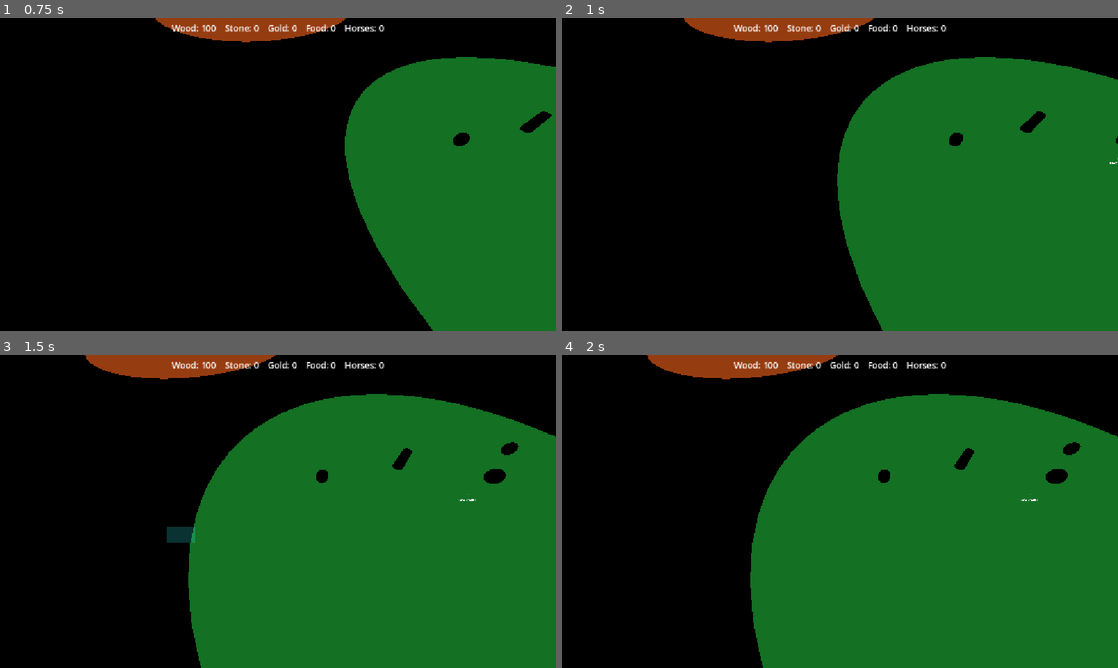
Above: before the commit, frames 1-4 (two rows, left to right).
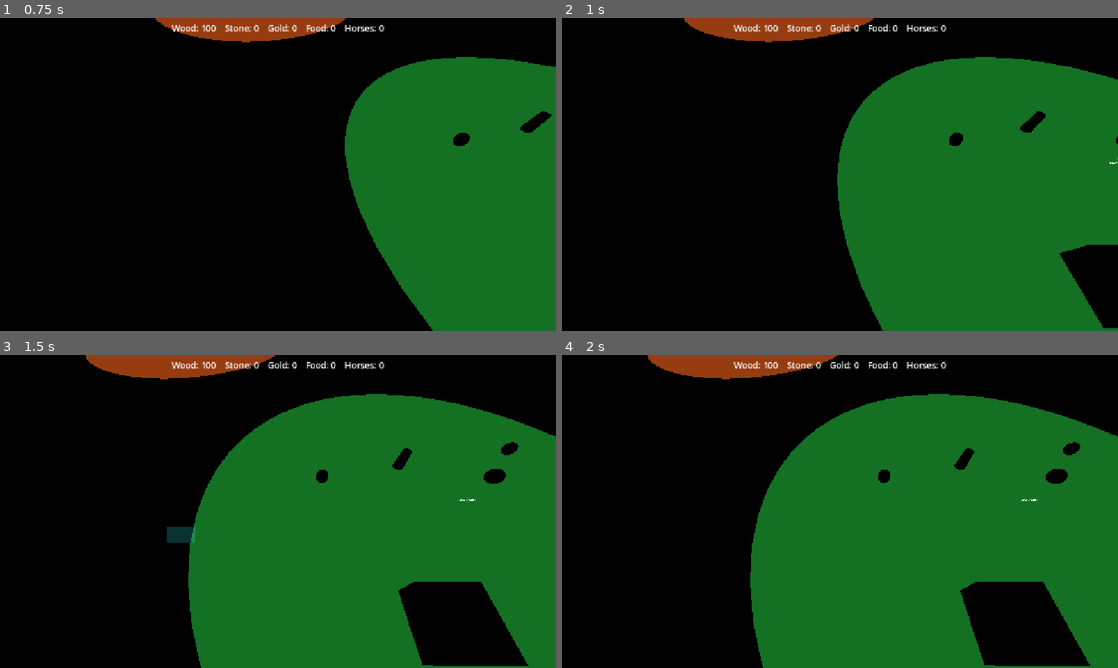
Above: after the commit, the same moments.

Repository: Ferrum-t/RTS-Game
Game: Godot game, scene res://Scenes/World/World.tscn
Same seed, same stepped clock (60 frames per second), same inputs: the game is played once before the commit and once after it.
Inputs (mouse positions are in pixels of both pictures, inside the frame that each line leads up to):
- Up to frame 1 (0.75 s): tap Enter at 0.5 s; move the mouse to (400, 158) at 0.52 s; hold D (move_right) from 0.53 s (still down); tap C at 0.6 s; click (400, 158) at 0.67 s
- Up to frame 2 (1 s): keep holding D (move_right)
- Up to frame 3 (1.5 s): release D (move_right) at 1.25 s; drag from (166, 527) to (250, 574) at 1.27 s
- Up to frame 4 (2 s): no input

Frame 1 is identical in both runs. In frame 2, 1.8% of the frame differs, in the area x 89-100%, y 72-100%; in frame 3, 4.6%, in the area x 71-95%, y 72-100%; in frame 4, 4.6%.
Error before the commit: Parse Error: Could not resolve class "MobileBuilding". (res://Scripts/Buildings/TownCenter.gd:1)

Commit message:
M12: CRITICAL restore BaseBuilding.gd full source + repair

Diff:
--- a/Scripts/Buildings/BaseBuilding.gd
+++ b/Scripts/Buildings/BaseBuilding.gd
@@ -2,4 +2,546 @@
 
 class_name BaseBuilding
 
-## See commit history — loading full file next.
+enum VisualState {
+	INTACT,
+	DAMAGED,
+	BURNING,
+	DESTROYED,
+}
+
+const _UI_MESH_NAMES: Array[String] = [
+	"DeploymentProgressBar",
+	"DeploymentProgressBg",
+	"AttackRangeRing",
+	"HealthBar3D",
+	"SelectionRing",
+	"BuildingSelectRing",
+	"RallyFlag",
+	"Fill",
+	"Background",
+]
+
+const HEALTH_BAR_SCENE := preload("res://Scenes/UI/HealthBar3D.tscn")
+const RALLY_GRID_COLS := 4
+const RALLY_SLOT_SPACING := 2.5
+const _CONSTRUCTION_TINT := Color(0.55, 0.58, 0.62, 0.72)
+const _CONSTRUCTION_START_HP_FRAC := 0.05
+const REPAIR_HP_PER_SEC := 25.0
+
+@export var team_id: int = 0
+@export var max_health: int = 500
+@export var nav_half_extents: Vector3 = Vector3(2.2, 1.0, 2.2)
+@export var health_bar_height: float = 3.2
+@export var spawn_offset: Vector3 = Vector3(3.5, 0.0, 0.0)
+@export var default_rally_offset: Vector3 = Vector3(12.0, 0.0, 0.0)
+@export var tier: int = 1
+@export var tier_modifiers: Array[Dictionary] = [{}, {"max_health": 1.5}, {"max_health": 2.0}]
+@export var deployment_overrides: Dictionary = {}
+@export var is_lootable: bool = true
+@export var loot_ratio: float = 0.5
+@export var raid_debug_verbose: bool = false
+
+var vulnerability_multiplier: float = 1.0
+var deployment_state: int = DeploymentState.State.DEPLOYED
+var base_max_health: int = 500
+var health: int = 500
+var is_destroyed: bool = false
+var is_constructed: bool = true
+var construction_progress: float = 1.0
+var build_time_sec: float = 25.0
+var _construction_hp_granted: int = 0
+var _repair_intent: Dictionary = {}
+var _repair_delta_acc: float = 0.0
+var _repair_flush_queued: bool = false
+var lootable: LootableComponent = null
+var health_bar: HealthBar3D = null
+var visual_state: int = VisualState.INTACT
+var _visual_base_albedo: Color = Color(1, 1, 1, 1)
+var _visual_base_captured: bool = false
+var _mesh_base_scales: Dictionary = {}
+var _raid_loot_total: Dictionary = {}
+var _raid_damage_total: int = 0
+var rally_point: Vector3 = Vector3.ZERO
+var _rally_initialized: bool = false
+var _rally_slot: int = 0
+var _rally_flag: Node3D = null
+var _building_selected: bool = false
+var _select_ring: MeshInstance3D = null
+
+func get_current_stat(stat_name: String, base_value: float) -> float:
+	var value := base_value
+	if tier >= 1 and tier <= tier_modifiers.size():
+		value *= float(tier_modifiers[tier - 1].get(stat_name, 1.0))
+	var overrides: Dictionary = deployment_overrides.get(deployment_state, {})
+	value *= float(overrides.get(stat_name, 1.0))
+	return value
+
+func recompute_stats() -> void:
+	max_health = int(get_current_stat("max_health", float(base_max_health)))
+	health = mini(health, max_health)
+	if health_bar:
+		health_bar.setup(max_health)
+		health_bar.set_health(health)
+	_refresh_visual_state()
+
+func get_door_position() -> Vector3:
+	var pos := global_position + spawn_offset
+	pos.y = 0.0
+	return pos
+
+func get_rally_point() -> Vector3:
+	if not _rally_initialized:
+		var p := global_position + default_rally_offset
+		p.y = 0.0
+		return p
+	return rally_point
+
+func next_rally_destination() -> Vector3:
+	var center := get_rally_point()
+	var i: int = _rally_slot
+	_rally_slot += 1
+	var cols: int = RALLY_GRID_COLS
+	var spacing: float = RALLY_SLOT_SPACING
+	@warning_ignore("integer_division")
+	var row: int = i / cols
+	var col: int = i % cols
+	var ox: float = (float(col) - float(cols - 1) * 0.5) * spacing
+	var oz: float = float(row) * spacing
+	var dest := center + Vector3(ox, 0.0, oz)
+	dest.y = 0.0
+	return dest
+
+func set_rally_point(world_pos: Vector3) -> void:
+	rally_point = world_pos
+	rally_point.y = 0.0
+	_rally_initialized = true
+	_rally_slot = 0
+	_update_rally_flag()
+	print(name, " rally set → ", rally_point)
+
+func set_building_selected(value: bool) -> void:
+	_building_selected = value
+	if _select_ring != null and is_instance_valid(_select_ring):
+		_select_ring.visible = value
+	if _rally_flag != null and is_instance_valid(_rally_flag):
+		_rally_flag.visible = value and team_id == 0
+		if value:
+			_update_rally_flag()
+
+func _init_default_rally() -> void:
+	if _rally_initialized:
+		_update_rally_flag()
+		return
+	rally_point = global_position + default_rally_offset
+	rally_point.y = 0.0
+	_rally_initialized = true
+	_rally_slot = 0
+	_update_rally_flag()
+
+func _setup_select_ring() -> void:
+	if _select_ring != null:
+		return
+	_select_ring = MeshInstance3D.new()
+	_select_ring.name = "BuildingSelectRing"
+	var he: float = maxf(nav_half_extents.x, nav_half_extents.z) + 0.45
+	var torus := TorusMesh.new()
+	torus.inner_radius = he
+	torus.outer_radius = he + 0.28
+	torus.rings = 10
+	torus.ring_segments = 36
+	_select_ring.mesh = torus
+	var mat := StandardMaterial3D.new()
+	mat.albedo_color = Color(1.0, 0.85, 0.15, 0.9)
+	mat.emission_enabled = true
+	mat.emission = Color(0.95, 0.8, 0.15)
+	mat.emission_energy_multiplier = 1.1
+	mat.transparency = BaseMaterial3D.TRANSPARENCY_ALPHA
+	mat.shading_mode = BaseMaterial3D.SHADING_MODE_UNSHADED
+	_select_ring.material_override = mat
+	_select_ring.position = Vector3(0.0, 0.08, 0.0)
+	_select_ring.visible = false
+	add_child(_select_ring)
+
+func _setup_rally_flag() -> void:
+	if team_id != 0:
+		return
+	if _rally_flag != null:
+		return
+	_rally_flag = Node3D.new()
+	_rally_flag.name = "RallyFlag"
+	_rally_flag.top_level = true
+	add_child(_rally_flag)
+	var pole := MeshInstance3D.new()
+	var cyl := CylinderMesh.new()
+	cyl.top_radius = 0.05
+	cyl.bottom_radius = 0.07
+	cyl.height = 2.6
+	pole.mesh = cyl
+	pole.position = Vector3(0.0, 1.3, 0.0)
+	var pole_mat := StandardMaterial3D.new()
+	pole_mat.albedo_color = Color(0.32, 0.22, 0.12)
+	pole.material_override = pole_mat
+	_rally_flag.add_child(pole)
+	var cloth := MeshInstance3D.new()
+	var box := BoxMesh.new()
+	box.size = Vector3(1.35, 0.75, 0.04)
+	cloth.mesh = box
+	cloth.position = Vector3(0.72, 2.15, 0.0)
+	var flag_mat := StandardMaterial3D.new()
+	flag_mat.albedo_color = Color(0.95, 0.78, 0.12)
+	flag_mat.emission_enabled = true
+	flag_mat.emission = Color(0.95, 0.7, 0.1)
+	flag_mat.emission_energy_multiplier = 1.0
+	cloth.material_override = flag_mat
+	_rally_flag.add_child(cloth)
+	var disc_mi := MeshInstance3D.new()
+	var disc := CylinderMesh.new()
+	disc.top_radius = 0.45
+	disc.bottom_radius = 0.45
+	disc.height = 0.06
+	disc_mi.mesh = disc
+	disc_mi.position = Vector3(0.0, 0.03, 0.0)
+	var disc_mat := StandardMaterial3D.new()
+	disc_mat.albedo_color = Color(0.15, 0.55, 0.95, 0.75)
+	disc_mat.transparency = BaseMaterial3D.TRANSPARENCY_ALPHA
+	disc_mat.emission_enabled = true
+	disc_mat.emission = Color(0.2, 0.5, 1.0)
+	disc_mat.emission_energy_multiplier = 0.6
+	disc_mi.material_override = disc_mat
+	_rally_flag.add_child(disc_mi)
+	_rally_flag.visible = false
+
+func _update_rally_flag() -> void:
+	if _rally_flag == null or not is_instance_valid(_rally_flag):
+		return
+	_rally_flag.global_position = get_rally_point()
+
+func _ready() -> void:
+	collision_layer = 1
+	collision_mask = 1
+	motion_mode = CharacterBody3D.MOTION_MODE_GROUNDED
+	base_max_health = max_health
+	max_health = int(get_current_stat("max_health", float(base_max_health)))
+	health = max_health
+	is_destroyed = false
+	deployment_state = DeploymentState.State.DEPLOYED
+	_raid_loot_total.clear()
+	_raid_damage_total = 0
+	if is_lootable:
+		_setup_lootable()
+	var bm := get_node_or_null("/root/BuildingManager")
+	if bm:
+		bm.register_building(self)
+	var nav := get_node_or_null("/root/NavigationBakeService")
+	if nav:
+		nav.register_building(self, nav_half_extents)
+	_setup_health_bar()
+	_setup_select_ring()
+	_setup_rally_flag()
+	_capture_visual_base_albedo()
+	_cache_mesh_base_scales()
+	_refresh_visual_state()
+	call_deferred("_init_default_rally")
+
+func _setup_lootable() -> void:
+	lootable = LootableComponent.new()
+	lootable.name = "LootableComponent"
+	lootable.loot_ratio = loot_ratio
+	add_child(lootable)
+	lootable.setup(self)
+
+func _setup_health_bar() -> void:
+	if HEALTH_BAR_SCENE == null:
+		return
+	health_bar = HEALTH_BAR_SCENE.instantiate() as HealthBar3D
+	if health_bar == null:
+		return
+	health_bar.name = "HealthBar3D"
+	add_child(health_bar)
+	health_bar.position = Vector3(0.0, health_bar_height, 0.0)
+	health_bar.bar_width = 3.0
+	health_bar.setup(max_health)
+	health_bar.set_health(health)
+
+func _exit_tree() -> void:
+	var bm := get_node_or_null("/root/BuildingManager")
+	if bm:
+		bm.unregister_building(self)
+	var nav := get_node_or_null("/root/NavigationBakeService")
+	if nav:
+		nav.unregister_building(self)
+
+func begin_construction(p_build_time_sec: float) -> void:
+	is_constructed = false
+	construction_progress = 0.0
+	build_time_sec = maxf(p_build_time_sec, 0.1)
+	var start_hp: int = maxi(1, int(ceil(float(max_health) * _CONSTRUCTION_START_HP_FRAC)))
+	health = start_hp
+	_construction_hp_granted = start_hp
+	_mesh_base_scales.clear()
+	_cache_mesh_base_scales()
+	_apply_construction_visual()
+	print("[BUILD] ", name, " UNDER_CONSTRUCTION time=", build_time_sec, "s")
+
+func add_construction_progress(delta_frac: float) -> bool:
+	if is_destroyed:
+		return false
+	if is_constructed:
+		return true
+	construction_progress = minf(1.0, construction_progress + maxf(delta_frac, 0.0))
+	var target_granted: int = maxi(1, int(ceil(float(max_health) * construction_progress)))
+	var gain: int = target_granted - _construction_hp_granted
+	if gain > 0:
+		health = mini(max_health, health + gain)
+		_construction_hp_granted = target_granted
+	_apply_construction_visual()
+	if construction_progress >= 1.0:
+		complete_construction()
+		return true
+	return false
+
+func complete_construction() -> void:
+	if is_constructed:
+		return
+	is_constructed = true
+	construction_progress = 1.0
+	_construction_hp_granted = max_health
+	health = clampi(health, 1, max_health)
+	_restore_constructed_visual()
+	print("[BUILD] ", name, " COMPLETE (READY)")
+
+func is_operational() -> bool:
+	return is_constructed and not is_destroyed and health > 0
+
+func request_repair_tick(worker: Node, delta: float) -> bool:
+	if is_destroyed or not is_constructed:
+		return true
+	if health >= max_health:
+		return true
+	if worker == null or not is_instance_valid(worker):
+		return false
+	_repair_intent[worker.get_instance_id()] = worker
+	_repair_delta_acc = maxf(_repair_delta_acc, delta)
+	if not _repair_flush_queued:
+		_repair_flush_queued = true
+		call_deferred("_flush_repair_ticks")
+	return health >= max_health
+
+func _flush_repair_ticks() -> void:
+	_repair_flush_queued = false
+	var d: float = _repair_delta_acc
+	_repair_delta_acc = 0.0
+	var workers: Array = []
+	for id in _repair_intent.keys():
+		var w: Variant = _repair_intent[id]
+		if w != null and is_instance_valid(w):
+			workers.append(w)
+	_repair_intent.clear()
+	if is_destroyed or not is_constructed or workers.is_empty():
+		return
+	if health >= max_health:
+		return
+	var n: int = workers.size()
+	var mult: float = 0.0
+	for i in range(1, n + 1):
+		mult += 1.0 / float(i)
+	var heal: int = maxi(1, int(round(REPAIR_HP_PER_SEC * mult * d)))
+	health = mini(max_health, health + heal)
+	if health_bar != null and is_instance_valid(health_bar):
+		health_bar.set_health(health)
+	_refresh_visual_state()
+	if OS.is_debug_build() and heal > 0:
+		print("[REPAIR] ", name, " +", heal, " HP (", health, "/", max_health, ") n=", n, " mult=", snappedf(mult, 0.01))
+
+func _apply_construction_visual() -> void:
+	if is_constructed:
+		return
+	if _mesh_base_scales.is_empty():
+		_cache_mesh_base_scales()
+	var p: float = clampf(construction_progress, 0.0, 1.0)
+	var sy: float = 0.22 + 0.78 * p
+	for mi_key in _mesh_base_scales.keys():
+		var mi: MeshInstance3D = mi_key as MeshInstance3D
+		if mi == null or not is_instance_valid(mi):
+			continue
+		var base_s: Vector3 = _mesh_base_scales[mi]
+		mi.scale = Vector3(base_s.x, base_s.y * sy, base_s.z)
+		var std := StandardMaterial3D.new()
+		std.albedo_color = _visual_base_albedo * _CONSTRUCTION_TINT
+		std.transparency = BaseMaterial3D.TRANSPARENCY_ALPHA
+		std.albedo_color.a = _CONSTRUCTION_TINT.a
+		mi.material_override = std
+	_refresh_construction_bar()
+
+func _refresh_construction_bar() -> void:
+	if health_bar == null or not is_instance_valid(health_bar):
+		return
+	var hp_ratio: float = clampf(float(health) / float(maxi(max_health, 1)), 0.0, 1.0)
+	if health_bar.has_method("set_build_progress"):
+		health_bar.set_build_progress(hp_ratio)
+
+func _restore_constructed_visual() -> void:
+	for mi_key in _mesh_base_scales.keys():
+		var mi: MeshInstance3D = mi_key as MeshInstance3D
+		if mi == null or not is_instance_valid(mi):
+			continue
+		var base_s: Vector3 = _mesh_base_scales[mi]
+		mi.scale = base_s
+	if health_bar != null and is_instance_valid(health_bar):
+		if health_bar.has_method("clear_construction_mode"):
+			health_bar.clear_construction_mode()
+		health_bar.setup(max_health)
+		health_bar.set_health(health)
+	_refresh_visual_state()
+
+func _cache_mesh_base_scales() -> void:
+	if not _mesh_base_scales.is_empty():
+		return
+	var meshes: Array = []
+	_collect_build_meshes(self, meshes)
+	for mi in meshes:
+		if mi is MeshInstance3D:
+			_mesh_base_scales[mi] = (mi as MeshInstance3D).scale
+
+func _collect_build_meshes(n: Node, out: Array) -> void:
+	if n == null:
+		return
+	if n is HealthBar3D:
+		return
+	var nname := str(n.name)
+	if nname in _UI_MESH_NAMES:
+		return
+	if n is MeshInstance3D:
+		var mi := n as MeshInstance3D
+		if not _is_ui_mesh(mi):
+			out.append(mi)
+	for c in n.get_children():
+		_collect_build_meshes(c, out)
+
+func damage(amount: int, attacker_team_id: int = -1) -> void:
+	if is_destroyed:
+		return
+	var final_amount: int = amount
+	if deployment_state != DeploymentState.State.DEPLOYED and vulnerability_multiplier > 1.0:
+		final_amount = maxi(1, int(round(float(amount) * vulnerability_multiplier)))
+	health -= final_amount
+	if health_bar:
+		if is_constructed:
+			health_bar.set_health(health)
+		else:
+			_refresh_construction_bar()
+	if lootable != null and attacker_team_id >= 0 and final_amount > 0:
+		var looted: Dictionary = lootable.extract_loot(float(final_amount), attacker_team_id)
+		_raid_damage_total += final_amount
+		for k in looted.keys():
+			var key: int = int(k)
+			_raid_loot_total[key] = int(_raid_loot_total.get(key, 0)) + int(looted[k])
+	if health <= 0:
+		health = 0
+		die()
+	else:
+		if is_constructed:
+			_refresh_visual_state()
+		else:
+			_apply_construction_visual()
+
+func die() -> void:
+	if is_destroyed:
+		return
+	is_destroyed = true
+	health = 0
+	if health_bar:
+		if health_bar.has_method("clear_construction_mode"):
+			health_bar.clear_construction_mode()
+		health_bar.set_health(0)
+	_refresh_visual_state()
+	if is_lootable and _raid_damage_total > 0:
+		print("[RAID] ", name, " destroyed — total damage siphoned from: ", _raid_damage_total, " HP-equiv. Loot total: ", LootableComponent.format_stock(_raid_loot_total))
+	print(name, " destroyed (team ", team_id, ")")
+	queue_free()
+
+func _refresh_visual_state() -> void:
+	if not is_constructed and not is_destroyed:
+		_apply_construction_visual()
+		return
+	var next: int = VisualState.INTACT
+	if is_destroyed or health <= 0:
+		next = VisualState.DESTROYED
+	elif max_health <= 0:
+		next = VisualState.INTACT
+	else:
+		var ratio: float = float(health) / float(max_health)
+		if ratio > 0.75:
+			next = VisualState.INTACT
+		elif ratio > 0.25:
+			next = VisualState.DAMAGED
+		else:
+			next = VisualState.BURNING
+	if next == visual_state:
+		_apply_visual_presentation(next)
+		return
+	var prev: int = visual_state
+	visual_state = next
+	_apply_visual_presentation(next)
+	if OS.is_debug_build():
+		print("[BUILDING_VIS] ", name, " ", _visual_state_name(prev), " → ", _visual_state_name(next), " HP ", health, "/", max_health)
+
+func _visual_state_name(s: int) -> String:
+	match s:
+		VisualState.INTACT:
+			return "INTACT"
+		VisualState.DAMAGED:
+			return "DAMAGED"
+		VisualState.BURNING:
+			return "BURNING"
+		VisualState.DESTROYED:
+			return "DESTROYED"
+		_:
+			return "?"
+
+func _is_ui_mesh(mi: MeshInstance3D) -> bool:
+	return str(mi.name) in _UI_MESH_NAMES
+
+func _capture_visual_base_albedo() -> void:
+	if _visual_base_captured:
+		return
+	var meshes: Array = []
+	_collect_build_meshes(self, meshes)
+	for item in meshes:
+		var mi := item as MeshInstance3D
+		if mi == null:
+			continue
+		var mat: Material = mi.material_override
+		if mat == null:
+			mat = mi.get_active_material(0)
+		if mat is StandardMaterial3D:
+			_visual_base_albedo = (mat as StandardMaterial3D).albedo_color
+			_visual_base_captured = true
+			return
+	_visual_base_albedo = Color(0.77, 0.66, 0.46, 1.0)
+	_visual_base_captured = true
+
+func _apply_visual_presentation(state: int) -> void:
+	if not is_constructed and not is_destroyed:
+		return
+	_capture_visual_base_albedo()
+	var tint := Color(1.0, 1.0, 1.0, 1.0)
+	match state:
+		VisualState.INTACT:
+			tint = Color(1.0, 1.0, 1.0, 1.0)
+		VisualState.DAMAGED:
+			tint = Color(1.0, 0.85, 0.35, 1.0)
+		VisualState.BURNING:
+			tint = Color(1.0, 0.4, 0.2, 1.0)
+		VisualState.DESTROYED:
+			tint = Color(0.3, 0.3, 0.3, 1.0)
+	var albedo: Color = _visual_base_albedo * tint
+	var meshes: Array = []
+	_collect_build_meshes(self, meshes)
+	for item in meshes:
+		var mi := item as MeshInstance3D
+		if mi == null:
+			continue
+		var std := StandardMaterial3D.new()
+		std.albedo_color = albedo
+		mi.material_override = std
